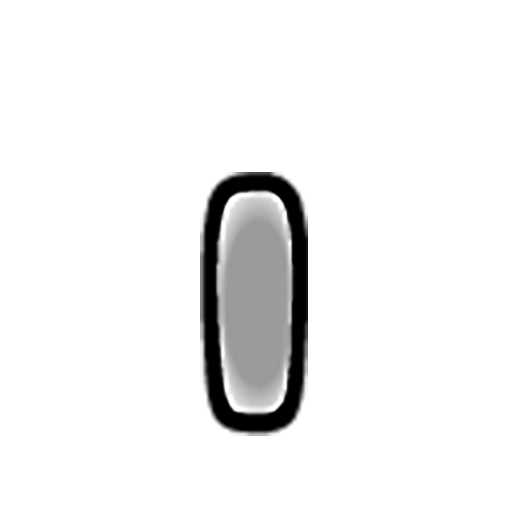
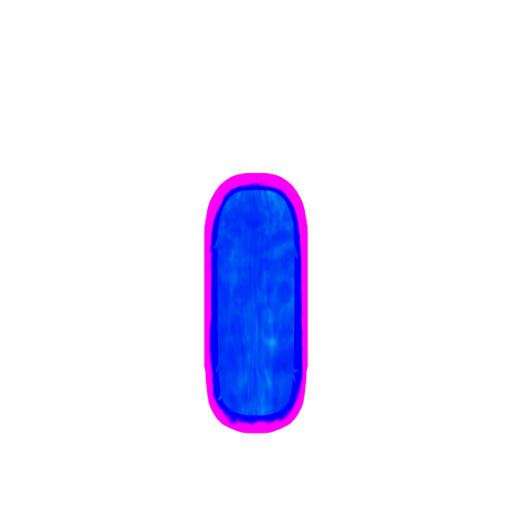
Before/after of a (512, 512) layered artwork. What changed in the layer stack:
added layer "Leopard" (multiply) above "MottledAccent" over (210, 184, 300, 423)
added layer "MottledAccent" (multiply) above "MottledFill+Tux" over (210, 178, 309, 432)
added layer "MottledFill+Tux" (multiply) above "PatchesLower" over (206, 184, 302, 427)
added layer "PatchesLower" (multiply) above "PatchesUpper" over (205, 178, 304, 436)
added layer "PatchesUpper" (multiply) above "StripesSpots" over (211, 176, 304, 428)
added layer "StripesSpots" (multiply) above "StripesSpotsBold" over (200, 181, 303, 435)
added layer "StripesSpotsBold" (multiply) above "SwirlsSpots" over (206, 181, 306, 436)
added layer "SwirlsSpots" (multiply) above "base coat" over (207, 172, 306, 423)
added group "base coat" with 2 layers above "white bg" over (200, 172, 309, 436)
hid "Naked_Thin_north", opacity 100% → 60%, moved it into group "base coat", painted on it over (200, 172, 308, 436)
added layer "Tufts_Thin_north" in group "base coat" over (202, 172, 309, 435)
hid "white bg" over (200, 172, 309, 436)